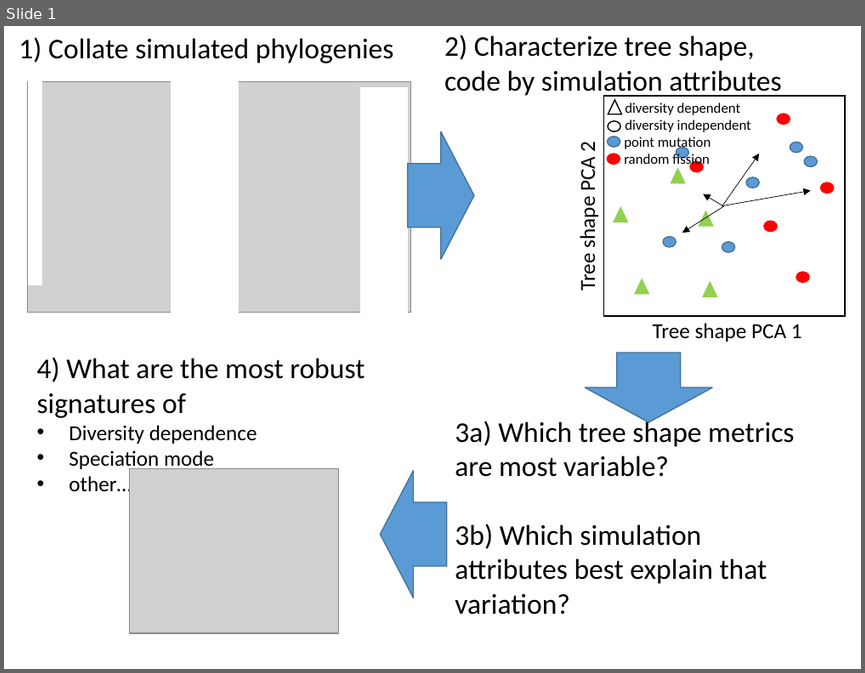
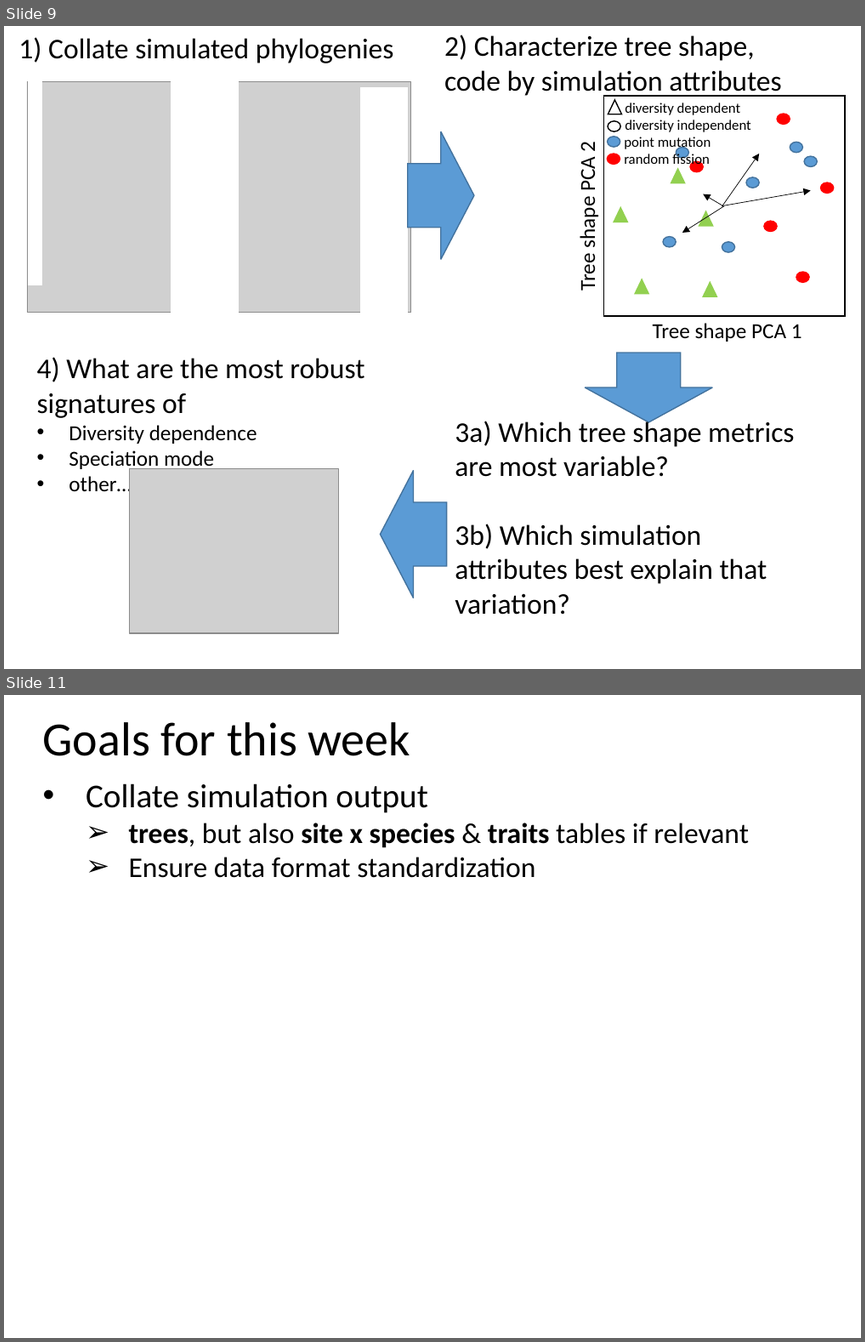
Before and after one commit to sELDIG/SimulationStudy, a slide deck: simulation_output_comparison.pptx. Shown one above the other, each under a label of ours: slide 1 before the commit, slides 9 and 11 after it; the slides between them are not shown. The pictures are 865x673 and 865x1342 pixels, drawn with LibreOffice and Linux fonts; fonts in the diff are those of the drawing; grey boxes stand for pictures. Boxes give left, top, right and bottom in pixels: in the first picture for what was removed or moved away, otherwise in the second. Text is boxed around its words. In the diff, an @@ line names an element or a change of style, - is before the commit and + after.

```diff
--- a/simulation_output_comparison.pptx
+++ b/simulation_output_comparison.pptx
@@ slide 11 added at [4,695,861,1338], background #FFFFFF @@
@@ text added at [43,722,411,756], 40 pt, text #000000 @@
+Goals for this week
@@ text added at [86,783,749,878], 24 pt, text #000000 @@
+• Collate simulation output
+  ➢ trees, but also site x species & traits tables if relevant
+  ➢ Ensure data format standardization
@@ what was slide 1 is now slide 9 @@
```
Also in this commit, not shown: 12 other slides added.
